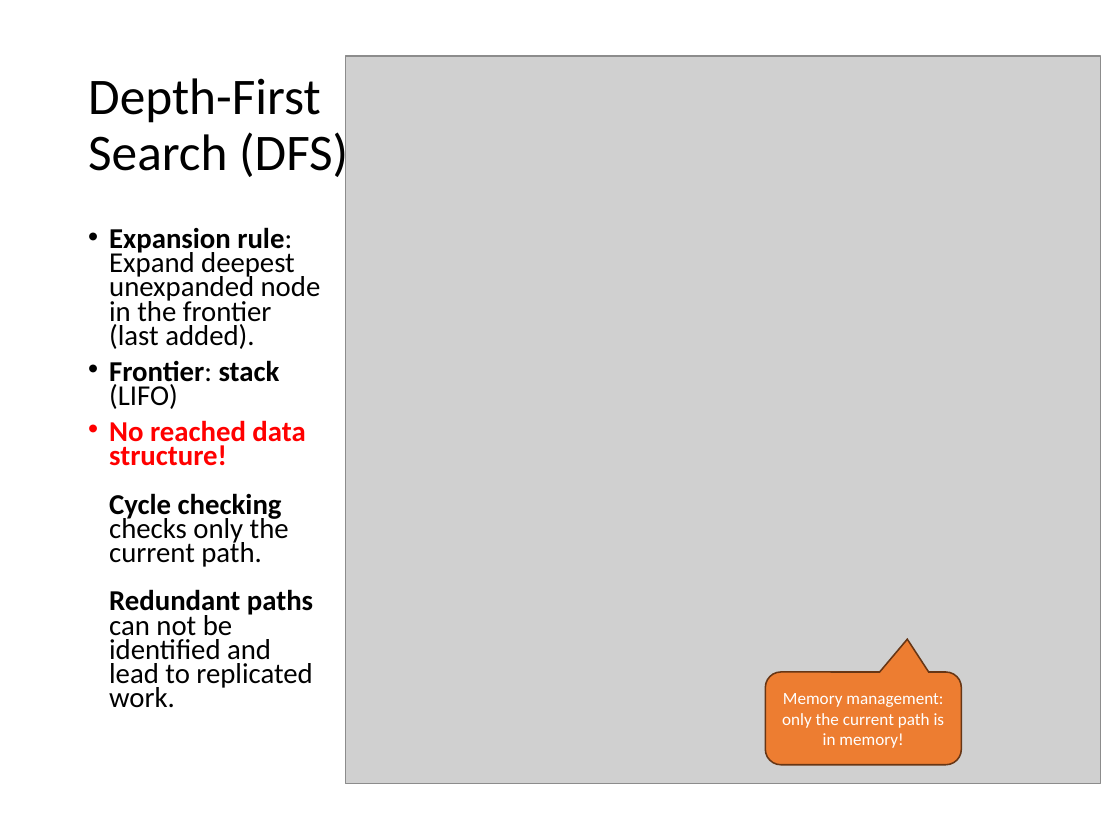
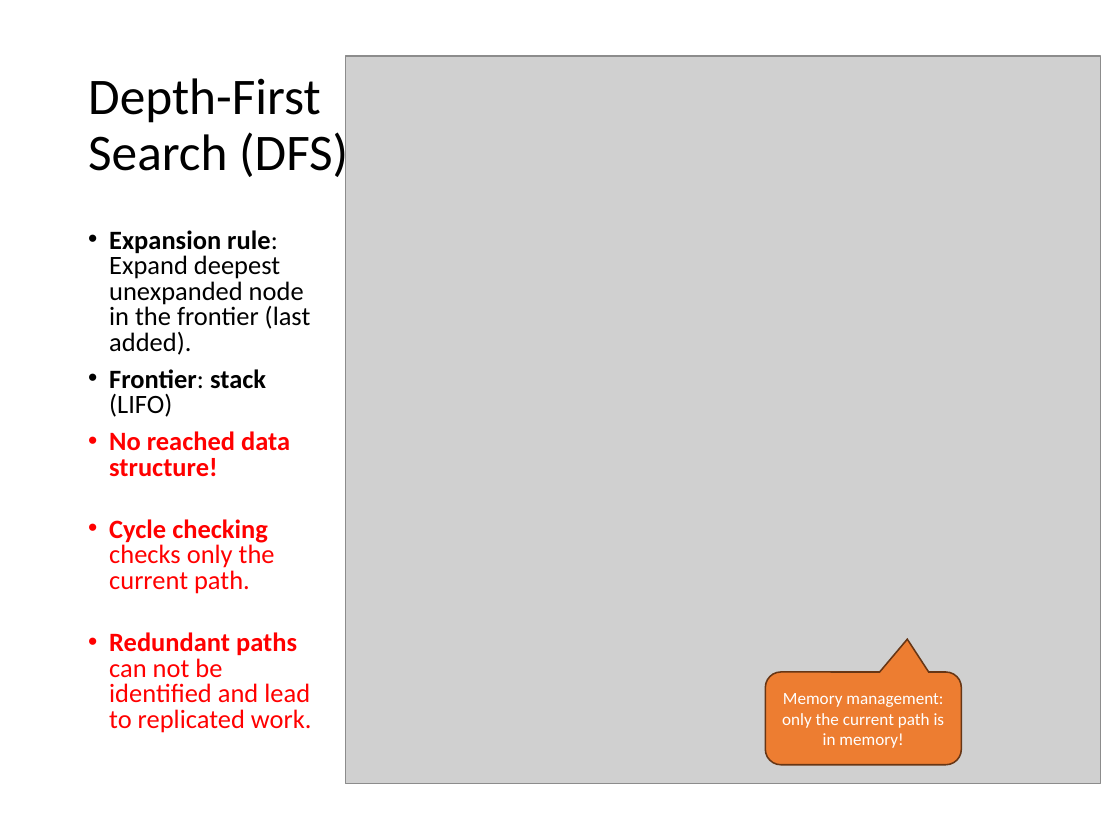
Before and after one commit to AnbreyaB/Introduction_to_Artificial_Intelligence, a slide deck: slide 20 of slides/discussion/03_search_discussion.pptx. Drawn at 1120x840 pixels with LibreOffice and Linux fonts; fonts in the diff are those of the drawing; grey boxes stand for pictures. Boxes give left, top, right and bottom in pixels: in the first picture for what was removed or moved away, otherwise in the second. Text is boxed around its words. In the diff, an @@ line names an element or a change of style, - is before the commit and + after.

```diff
--- a/slides/discussion/03_search_discussion.pptx
+++ b/slides/discussion/03_search_discussion.pptx
@@ text at [109,230,311,417]: size 18.5 to 17 pt in "Expansion rule: Expand deepest unexpanded node in ...", "Frontier: stack (LIFO)"; line spacing 0.7 to 0.8 @@
@@ text at [109,431,312,733]: text changed; size 18.5 to 17 pt; text colour #000000 to #FF0000 @@
-• No reached data structure!
-  Cycle checking checks only the current path.
-  Redundant paths can not be identified and lead to replicated work.
+• No reached data structure!
+• Cycle checking checks only the current path.
+• Redundant paths can not be identified and lead to replicated work.
```
Also in this commit, not shown: 4 other slides changed, 1 slide removed, 1 other file.
